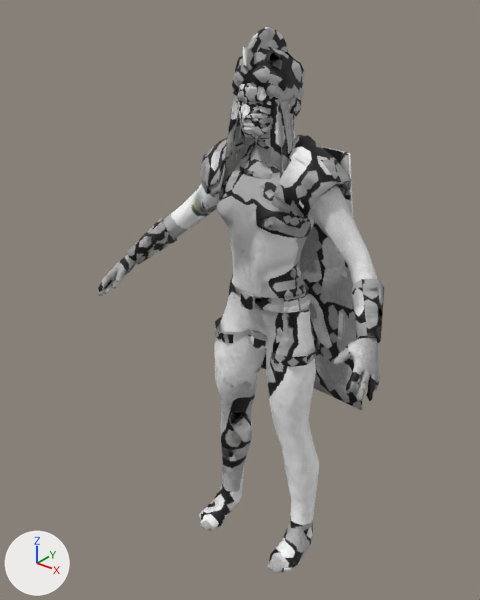
An edit to the glTF model public/heroes/f-huge.glb, drawn before and after from the same camera.
Both versions are drawn from a 50 mm camera at (1.214, -1.695, 2.018) aimed at (-0.076, -0.083, 1.018). Lighting does not change. The marker at lower left points along +X, +Y and +Z. The first picture is the older version. Vertices at exactly the same position are counted once.

In view in the first picture: 'hero'.
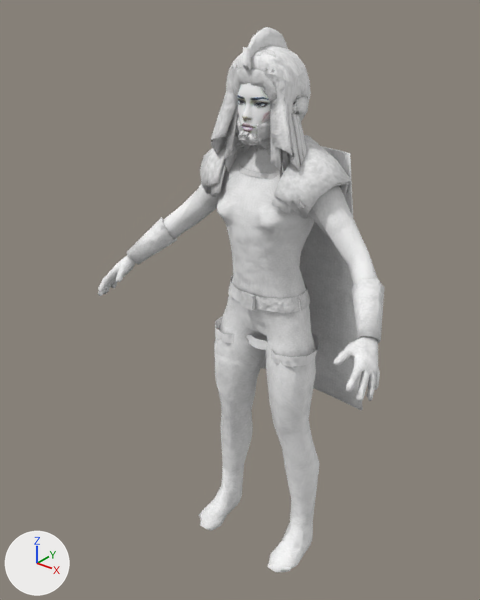
Patch to the scene script:
```diff
--- a/public/heroes/f-huge.glb.py
+++ b/public/heroes/f-huge.glb.py
@@ me_hero @@
 # used by ob_hero; location = (0.0, 0.0, 0.0)
-me_hero.from_pydata(...)  # 5376 vertices, 10652 faces; spans x -0.55..0.55, y -0.35..0.2, z -0.01..1.89
+me_hero.from_pydata(...)  # 8399 vertices, 17038 faces; spans x -0.55..0.55, y -0.35..0.2, z -0.01..1.89
+# me_hero part 1: 88 vertices moved within x -0.1..0.1, y -0.12..0.02, z 1.64..1.8; 2902 vertices added at x -0.17..0.17, y -0.17..0.12, z 1.42..1.84
+# me_hero part 2: 9322 kept faces spanning x -0.55..0.55, y -0.35..0.2, z -0.01..1.89 get new texture (UV) coordinates
+# other edits to the shape of me_hero do not show in these pictures
 me_hero.materials.append(mat_hero)
```

Changed parts and their boxes [x1, y1, x2, y2] in the pictures (480 x 600 px):
part 1 of me_hero, built on: before [233, 85, 301, 120]; after [211, 45, 311, 171]
part 2 of me_hero, surface changed (lighter): [98, 27, 384, 573] in both
